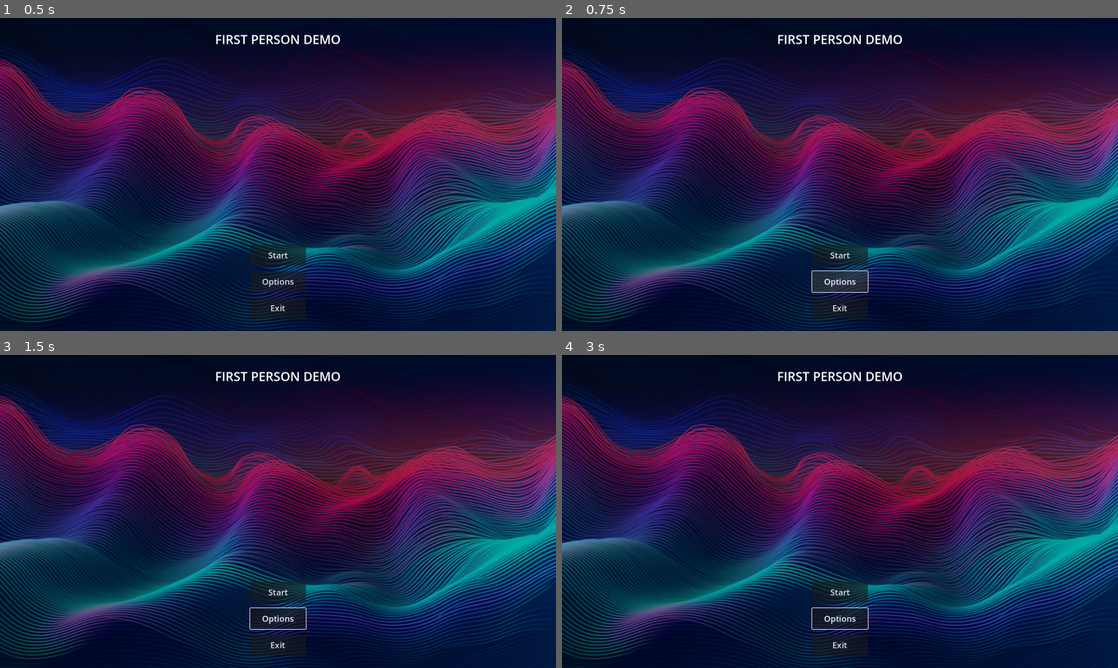
Above: before the commit, frames 1-4 (two rows, left to right).
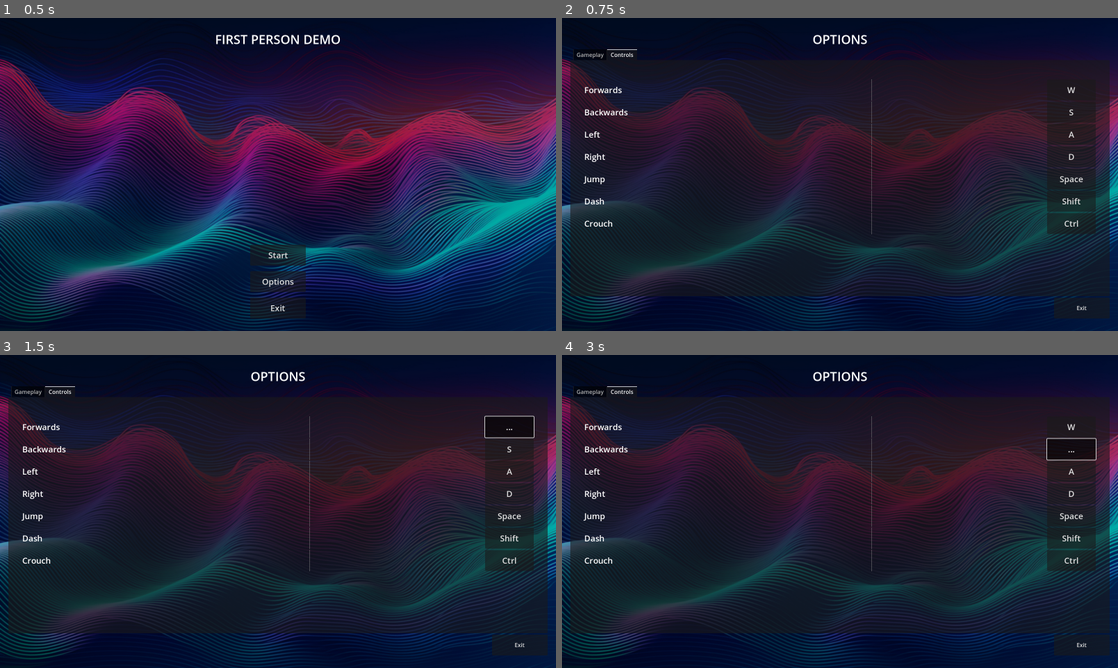
Above: after the commit, the same moments.

Repository: duckenclaw/FPS-demo
Game: Godot game, scene res://scenes/UI/menu.tscn
Same seed, same stepped clock (60 frames per second), same inputs: the game is played once before the commit and once after it. Before the commit the project starts from res://scenes/menu.tscn.
Inputs (mouse positions are in pixels of both pictures, inside the frame that each line leads up to):
- Up to frame 1 (0.5 s): no input
- Up to frame 2 (0.75 s): click "Options" at 0.5 s
- Up to frame 3 (1.5 s): click (511, 426) at 1.25 s, where only the run after the commit has a clickable "W"
- Up to frame 4 (3 s): click (1073, 426) at 2 s, where only the run after the commit has a clickable "..."; click (1073, 448) at 2.75 s, where only the run after the commit has a clickable "S"

Frame 1 is identical in both runs. In frame 2, 45% of the frame differs, in the area x 1-99%, y 5-96%; in frame 3, 45%; in frame 4, 45%.

Commit message:
added options menu and control rebind tab in options

Diff:
--- a/project.godot
+++ b/project.godot
@@ -11,7 +11,7 @@
 [application]
 
 config/name="3d-demo"
-run/main_scene="res://scenes/menu.tscn"
+run/main_scene="res://scenes/UI/menu.tscn"
 config/features=PackedStringArray("4.2", "Forward Plus")
 config/icon="res://icon.png"
 
--- /dev/null
+++ b/scenes/UI/Components/rebind_container.tscn
@@ -0,0 +1,40 @@
+[gd_scene load_steps=3 format=3 uid="uid://dr3ryu6logvm2"]
+
+[ext_resource type="Script" path="res://scripts/rebind_container.gd" id="1_e1wbs"]
+[ext_resource type="SystemFont" uid="uid://cuht55tbb5ci8" path="res://assets/pixel_font.tres" id="1_m34l6"]
+
+[node name="RebindContainer" type="HBoxContainer" groups=["RebindContainer"]]
+anchors_preset = 14
+anchor_top = 0.5
+anchor_right = 1.0
+anchor_bottom = 0.5
+offset_top = -11.5
+offset_bottom = 11.5
+grow_horizontal = 2
+grow_vertical = 2
+size_flags_horizontal = 4
+size_flags_vertical = 4
+script = ExtResource("1_e1wbs")
+
+[node name="Name" type="Label" parent="."]
+custom_minimum_size = Vector2(320, 60)
+layout_mode = 2
+theme_override_fonts/font = ExtResource("1_m34l6")
+theme_override_font_sizes/font_size = 24
+text = "Action"
+vertical_alignment = 1
+
+[node name="VSeparator" type="VSeparator" parent="."]
+layout_mode = 2
+size_flags_horizontal = 3
+theme_override_constants/separation = 120
+
+[node name="Hotkey" type="Button" parent="."]
+custom_minimum_size = Vector2(140, 60)
+layout_mode = 2
+theme_override_fonts/font = ExtResource("1_m34l6")
+theme_override_font_sizes/font_size = 24
+toggle_mode = true
+text = "Hotkey"
+
+[connection signal="toggled" from="Hotkey" to="." method="_on_hotkey_rebind_toggled"]
--- /dev/null
+++ b/scenes/UI/Screens/main_menu.tscn
@@ -0,0 +1,62 @@
+[gd_scene load_steps=4 format=3 uid="uid://pcxb5dvt1qx5"]
+
+[ext_resource type="SystemFont" uid="uid://cuht55tbb5ci8" path="res://assets/pixel_font.tres" id="1_8wixw"]
+[ext_resource type="Script" path="res://scripts/main_menu.gd" id="1_q3w2n"]
+
+[sub_resource type="LabelSettings" id="LabelSettings_7gpcc"]
+font = ExtResource("1_8wixw")
+font_size = 36
+
+[node name="MainMenu" type="MarginContainer"]
+anchors_preset = 15
+anchor_right = 1.0
+anchor_bottom = 1.0
+grow_horizontal = 2
+grow_vertical = 2
+theme_override_constants/margin_left = 24
+theme_override_constants/margin_top = 36
+theme_override_constants/margin_right = 24
+theme_override_constants/margin_bottom = 36
+script = ExtResource("1_q3w2n")
+
+[node name="Title" type="Label" parent="."]
+layout_mode = 2
+size_flags_horizontal = 4
+size_flags_vertical = 0
+text = "First Person demo"
+label_settings = SubResource("LabelSettings_7gpcc")
+horizontal_alignment = 1
+vertical_alignment = 1
+uppercase = true
+
+[node name="ButtonsContainer" type="VBoxContainer" parent="."]
+layout_mode = 2
+size_flags_horizontal = 4
+size_flags_vertical = 8
+theme_override_constants/separation = 16
+alignment = 1
+
+[node name="Start" type="Button" parent="ButtonsContainer"]
+custom_minimum_size = Vector2(160, 60)
+layout_mode = 2
+theme_override_fonts/font = ExtResource("1_8wixw")
+theme_override_font_sizes/font_size = 24
+text = "Start"
+
+[node name="Options" type="Button" parent="ButtonsContainer"]
+custom_minimum_size = Vector2(160, 60)
+layout_mode = 2
+theme_override_fonts/font = ExtResource("1_8wixw")
+theme_override_font_sizes/font_size = 24
+text = "Options"
+
+[node name="Exit" type="Button" parent="ButtonsContainer"]
+custom_minimum_size = Vector2(160, 60)
+layout_mode = 2
+theme_override_fonts/font = ExtResource("1_8wixw")
+theme_override_font_sizes/font_size = 24
+text = "Exit"
+
+[connection signal="pressed" from="ButtonsContainer/Start" to="." method="_on_start_pressed"]
+[connection signal="pressed" from="ButtonsContainer/Options" to="." method="_on_options_pressed"]
+[connection signal="pressed" from="ButtonsContainer/Exit" to="." method="_on_exit_pressed"]
--- /dev/null
+++ b/scenes/UI/Screens/options_menu.tscn
@@ -0,0 +1,113 @@
+[gd_scene load_steps=5 format=3 uid="uid://2mivuge7xd21"]
+
+[ext_resource type="Script" path="res://scripts/options_menu.gd" id="1_6n235"]
+[ext_resource type="SystemFont" uid="uid://cuht55tbb5ci8" path="res://assets/pixel_font.tres" id="1_h7ee6"]
+[ext_resource type="PackedScene" uid="uid://dr3ryu6logvm2" path="res://scenes/UI/Components/rebind_container.tscn" id="3_ldete"]
+
+[sub_resource type="LabelSettings" id="LabelSettings_1a3te"]
+font = ExtResource("1_h7ee6")
+font_size = 36
+
+[node name="OptionsMenu" type="MarginContainer"]
+anchors_preset = 15
+anchor_right = 1.0
+anchor_bottom = 1.0
+grow_horizontal = 2
+grow_vertical = 2
+theme_override_constants/margin_left = 24
+theme_override_constants/margin_top = 36
+theme_override_constants/margin_right = 24
+theme_override_constants/margin_bottom = 36
+script = ExtResource("1_6n235")
+
+[node name="VBoxContainer" type="VBoxContainer" parent="."]
+layout_mode = 2
+
+[node name="Title" type="Label" parent="VBoxContainer"]
+layout_mode = 2
+size_flags_horizontal = 4
+size_flags_vertical = 0
+text = "Options"
+label_settings = SubResource("LabelSettings_1a3te")
+horizontal_alignment = 1
+vertical_alignment = 1
+uppercase = true
+
+[node name="TabContainer" type="TabContainer" parent="VBoxContainer"]
+layout_mode = 2
+size_flags_vertical = 3
+theme_override_fonts/font = ExtResource("1_h7ee6")
+current_tab = 1
+
+[node name="Gameplay" type="TabBar" parent="VBoxContainer/TabContainer"]
+visible = false
+custom_minimum_size = Vector2(2.08165e-12, 2.08165e-12)
+layout_mode = 2
+theme_override_constants/h_separation = 0
+theme_override_fonts/font = ExtResource("1_h7ee6")
+
+[node name="Controls" type="TabBar" parent="VBoxContainer/TabContainer"]
+custom_minimum_size = Vector2(2.08165e-12, 2.08165e-12)
+layout_mode = 2
+theme_override_constants/h_separation = 0
+theme_override_fonts/font = ExtResource("1_h7ee6")
+
+[node name="MarginContainer" type="MarginContainer" parent="VBoxContainer/TabContainer/Controls"]
+layout_mode = 1
+anchors_preset = 15
+anchor_right = 1.0
+anchor_bottom = 1.0
+grow_horizontal = 2
+grow_vertical = 2
+theme_override_constants/margin_left = 40
+theme_override_constants/margin_top = 56
+theme_override_constants/margin_right = 40
+theme_override_constants/margin_bottom = 56
+
+[node name="RebindsContainers" type="VBoxContainer" parent="VBoxContainer/TabContainer/Controls/MarginContainer"]
+layout_mode = 2
+
+[node name="ForwardsRebindContainer" parent="VBoxContainer/TabContainer/Controls/MarginContainer/RebindsContainers" instance=ExtResource("3_ldete")]
+layout_mode = 2
+size_flags_horizontal = 1
+action = "Forwards"
+
+[node name="BackwardsRebindContainer" parent="VBoxContainer/TabContainer/Controls/MarginContainer/RebindsContainers" instance=ExtResource("3_ldete")]
+layout_mode = 2
+size_flags_horizontal = 1
+action = "Backwards"
+
+[node name="LeftRebindContainer" parent="VBoxContainer/TabContainer/Controls/MarginContainer/RebindsContainers" instance=ExtResource("3_ldete")]
+layout_mode = 2
+size_flags_horizontal = 1
+action = "Left"
+
+[node name="RightRebindContainer" parent="VBoxContainer/TabContainer/Controls/MarginContainer/RebindsContainers" instance=ExtResource("3_ldete")]
+layout_mode = 2
+size_flags_horizontal = 1
+action = "Right"
+
+[node name="JumpRebindContainer" parent="VBoxContainer/TabContainer/Controls/MarginContainer/RebindsContainers" instance=ExtResource("3_ldete")]
+layout_mode = 2
+size_flags_horizontal = 1
+action = "Jump"
+
+[node name="DashRebindContainer" parent="VBoxContainer/TabContainer/Controls/MarginContainer/RebindsContainers" instance=ExtResource("3_ldete")]
+layout_mode = 2
+size_flags_horizontal = 1
+action = "Dash"
+
+[node name="CrouchRebindContainer" parent="VBoxContainer/TabContainer/Controls/MarginContainer/RebindsContainers" instance=ExtResource("3_ldete")]
+layout_mode = 2
+size_flags_horizontal = 1
+action = "Crouch"
+
+[node name="Exit" type="Button" parent="VBoxContainer"]
+custom_minimum_size = Vector2(160, 60)
+layout_mode = 2
+size_flags_horizontal = 8
+theme_override_fonts/font = ExtResource("1_h7ee6")
+action_mode = 0
+text = "Exit"
+
+[connection signal="pressed" from="VBoxContainer/Exit" to="." method="_on_exit_pressed"]
--- /dev/null
+++ b/scenes/UI/menu.tscn
@@ -0,0 +1,36 @@
+[gd_scene load_steps=5 format=3 uid="uid://6660oo4mo8ec"]
+
+[ext_resource type="Script" path="res://scripts/menu.gd" id="1_ooj8e"]
+[ext_resource type="Texture2D" uid="uid://imnd4hla48bw" path="res://assets/background.png" id="2_yb0fj"]
+[ext_resource type="PackedScene" uid="uid://pcxb5dvt1qx5" path="res://scenes/UI/Screens/main_menu.tscn" id="3_7xbiw"]
+[ext_resource type="PackedScene" uid="uid://2mivuge7xd21" path="res://scenes/UI/Screens/options_menu.tscn" id="4_puelc"]
+
+[node name="Menu" type="Control"]
+layout_mode = 3
+anchors_preset = 15
+anchor_right = 1.0
+anchor_bottom = 1.0
+grow_horizontal = 2
+grow_vertical = 2
+script = ExtResource("1_ooj8e")
+
+[node name="TextureRect" type="TextureRect" parent="."]
+modulate = Color(0.678431, 0.678431, 0.678431, 1)
+layout_mode = 1
+anchors_preset = 15
+anchor_right = 1.0
+anchor_bottom = 1.0
+grow_horizontal = 2
+grow_vertical = 2
+texture = ExtResource("2_yb0fj")
+expand_mode = 2
+
+[node name="MainMenu" parent="." instance=ExtResource("3_7xbiw")]
+layout_mode = 1
+
+[node name="OptionsMenu" parent="." instance=ExtResource("4_puelc")]
+visible = false
+layout_mode = 1
+
+[connection signal="open_options" from="MainMenu" to="." method="_on_main_menu_open_options"]
+[connection signal="close_options" from="OptionsMenu" to="." method="_on_options_menu_close_options"]
--- a/scenes/menu.tscn
+++ /dev/null
@@ -1,83 +0,0 @@
-[gd_scene load_steps=5 format=3 uid="uid://6660oo4mo8ec"]
-
-[ext_resource type="Script" path="res://scripts/menu.gd" id="1_e24xd"]
-[ext_resource type="Texture2D" uid="uid://imnd4hla48bw" path="res://assets/background.png" id="1_pfhc1"]
-[ext_resource type="SystemFont" uid="uid://cuht55tbb5ci8" path="res://assets/pixel_font.tres" id="3_xd02s"]
-
-[sub_resource type="LabelSettings" id="LabelSettings_7gpcc"]
-font = ExtResource("3_xd02s")
-font_size = 36
-
-[node name="Menu" type="Control"]
-layout_mode = 3
-anchors_preset = 15
-anchor_right = 1.0
-anchor_bottom = 1.0
-grow_horizontal = 2
-grow_vertical = 2
-script = ExtResource("1_e24xd")
-
-[node name="TextureRect" type="TextureRect" parent="."]
-modulate = Color(0.678431, 0.678431, 0.678431, 1)
-layout_mode = 1
-anchors_preset = 15
-anchor_right = 1.0
-anchor_bottom = 1.0
-grow_horizontal = 2
-grow_vertical = 2
-texture = ExtResource("1_pfhc1")
-expand_mode = 2
-
-[node name="MarginContainer" type="MarginContainer" parent="."]
-layout_mode = 1
-anchors_preset = 15
-anchor_right = 1.0
-anchor_bottom = 1.0
-grow_horizontal = 2
-grow_vertical = 2
-theme_override_constants/margin_left = 24
-theme_override_constants/margin_top = 36
-theme_override_constants/margin_right = 24
-theme_override_constants/margin_bottom = 36
-
-[node name="Title" type="Label" parent="MarginContainer"]
-layout_mode = 2
-size_flags_horizontal = 4
-size_flags_vertical = 0
-text = "First Person demo"
-label_settings = SubResource("LabelSettings_7gpcc")
-horizontal_alignment = 1
-vertical_alignment = 1
-uppercase = true
-
-[node name="ButtonsContainer" type="VBoxContainer" parent="MarginContainer"]
-layout_mode = 2
-size_flags_horizontal = 4
-size_flags_vertical = 8
-theme_override_constants/separation = 16
-alignment = 1
-
-[node name="Start" type="Button" parent="MarginContainer/ButtonsContainer"]
-custom_minimum_size = Vector2(160, 60)
-layout_mode = 2
-theme_override_fonts/font = ExtResource("3_xd02s")
-theme_override_font_sizes/font_size = 24
-text = "Start"
-
-[node name="Options" type="Button" parent="MarginContainer/ButtonsContainer"]
-custom_minimum_size = Vector2(160, 60)
-layout_mode = 2
-theme_override_fonts/font = ExtResource("3_xd02s")
-theme_override_font_sizes/font_size = 24
-text = "Options"
-
-[node name="Exit" type="Button" parent="MarginContainer/ButtonsContainer"]
-custom_minimum_size = Vector2(160, 60)
-layout_mode = 2
-theme_override_fonts/font = ExtResource("3_xd02s")
-theme_override_font_sizes/font_size = 24
-text = "Exit"
-
-[connection signal="pressed" from="MarginContainer/ButtonsContainer/Start" to="." method="_on_start_pressed"]
-[connection signal="pressed" from="MarginContainer/ButtonsContainer/Options" to="." method="_on_options_pressed"]
-[connection signal="pressed" from="MarginContainer/ButtonsContainer/Exit" to="." method="_on_exit_pressed"]
--- /dev/null
+++ b/scripts/main_menu.gd
@@ -0,0 +1,16 @@
+extends MarginContainer
+
+@onready var start_scene = preload("res://scenes/qasmoke.tscn")
+
+signal open_options()
+
+func _on_start_pressed():
+	get_tree().change_scene_to_packed(start_scene)
+
+
+func _on_options_pressed():
+	open_options.emit()
+
+
+func _on_exit_pressed():
+	get_tree().quit()
--- a/scripts/menu.gd
+++ b/scripts/menu.gd
@@ -1,19 +1,13 @@
 extends Control
 
-@onready var test_scene = preload("res://scenes/qasmoke.tscn")
+@onready var main_screen = $MainMenu
+@onready var options_screen = $OptionsMenu
 
-# Called when the node enters the scene tree for the first time.
-func _ready():
-	pass # Replace with function body.
+func _on_main_menu_open_options():
+	main_screen.visible = false
+	options_screen.visible = true
 
 
-func _on_start_pressed():
-	get_tree().change_scene_to_packed(test_scene)
-
-
-func _on_options_pressed():
-	pass # Replace with function body.
-
-
-func _on_exit_pressed():
-	get_tree().quit()
+func _on_options_menu_close_options():
+	options_screen.visible = false
+	main_screen.visible = true
--- /dev/null
+++ b/scripts/options_menu.gd
@@ -0,0 +1,6 @@
+extends MarginContainer
+
+signal close_options()
+
+func _on_exit_pressed():
+	close_options.emit()
--- /dev/null
+++ b/scripts/rebind_container.gd
@@ -0,0 +1,58 @@
+extends HBoxContainer
+
+@export var action: String = "Unassigned"
+
+@onready var action_name = $Name
+@onready var action_hotkey = $Hotkey
+
+# Called when the node enters the scene tree for the first time.
+func _ready():
+	set_process_unhandled_key_input(false) # disable key monitoring, so that it turns on only when rebinding an action
+	set_action_name()
+	set_action_hotkey()
+
+# set label of the action to the name of the action
+func set_action_name():
+	action_name.text = action
+
+# set text of the rebind button to the hotkey
+func set_action_hotkey():
+	var action_event = InputMap.action_get_events(action)[0]
+	var action_keycode = OS.get_keycode_string(action_event.physical_keycode)
+
+	action_hotkey.text = "%s" % action_keycode
+
+# Called every frame. 'delta' is the elapsed time since the previous frame.
+func _process(delta):
+	pass
+
+
+func _on_hotkey_rebind_toggled(toggled_on):
+	if toggled_on:
+		action_hotkey.text = "..."
+		set_process_unhandled_key_input(toggled_on)
+
+		for i in get_tree().get_nodes_in_group("RebindContainer"):
+			if i.action != self.action:
+				i.action_hotkey.toggle_mode = false
+				i.set_process_unhandled_key_input(false)
+	else:
+
+		for i in get_tree().get_nodes_in_group("RebindContainer"):
+			if i.action != self.action:
+				i.action_hotkey.toggle_mode = true
+				i.set_process_unhandled_key_input(false)
+
+		set_action_hotkey()
+
+func _unhandled_key_input(event):
+	rebind_action_hotkey(event)
+	action_hotkey.button_pressed = false
+
+func rebind_action_hotkey(event):
+	InputMap.action_erase_events(action)
+	InputMap.action_add_event(action, event)
+
+	set_process_unhandled_key_input(false)
+	set_action_name()
+	set_action_hotkey()
